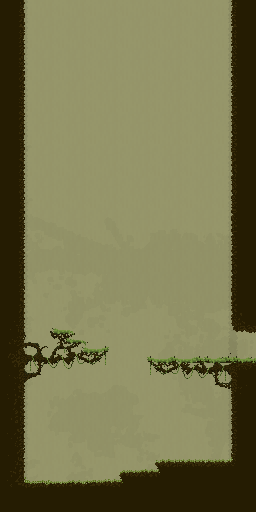
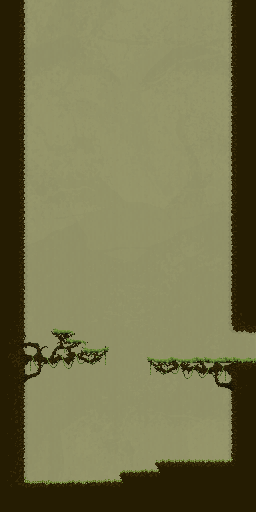
Before/after of a 256 × 512 layered artwork. What changed in the layer stack:
painted on "Layer 32" over box(219, 356, 252, 391)
painted on "Layer 31 copy" over box(18, 328, 247, 390)
painted on "Layer 1 copy 8" over box(18, 0, 256, 483)
hid "Layer 12" over box(18, 0, 256, 483)
added layer "Layer 34" (22%) above "Layer 3 copy" over box(18, 0, 255, 483)
